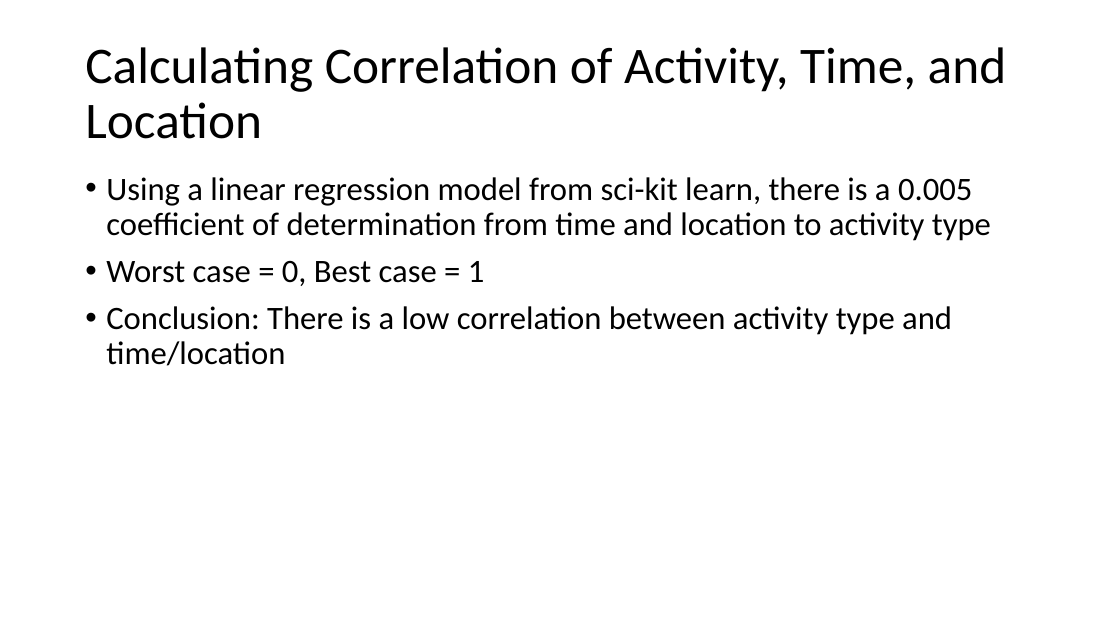
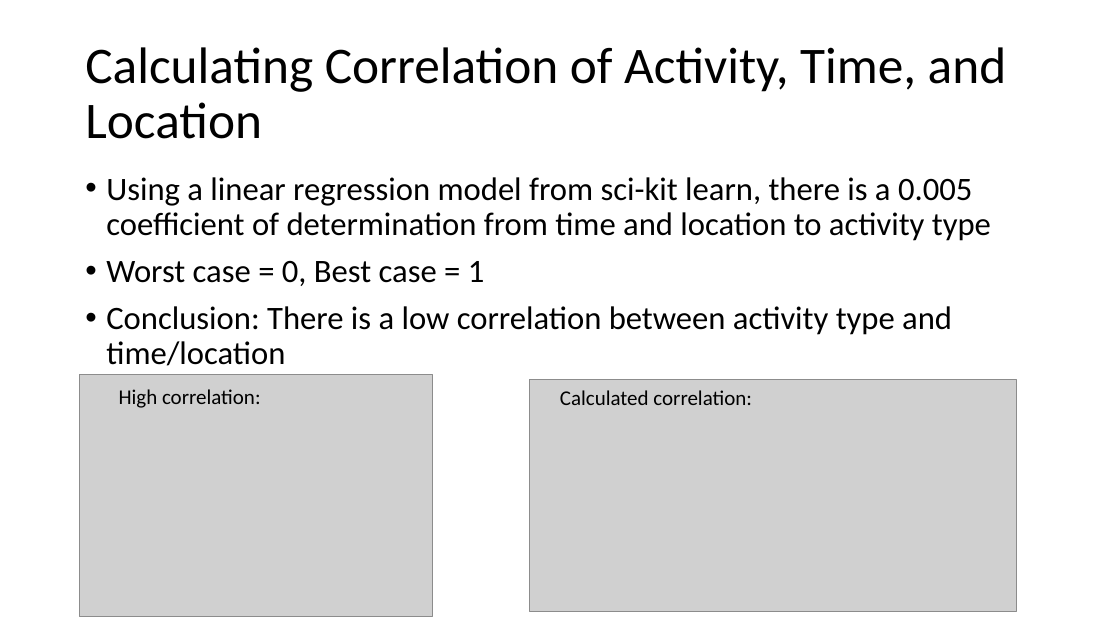
Before and after one commit to ian-mcnichols/CS_480, a slide deck: slide 6 of 480_HW1.pptx. Drawn at 1120x630 pixels with LibreOffice and Linux fonts; fonts in the diff are those of the drawing; grey boxes stand for pictures. Boxes give left, top, right and bottom in pixels: in the first picture for what was removed or moved away, otherwise in the second. Text is boxed around its words. In the diff, an @@ line names an element or a change of style, - is before the commit and + after.

```diff
--- a/480_HW1.pptx
+++ b/480_HW1.pptx
@@ picture added at (79,375,432,618) @@
@@ text added at (119,389,261,408), 18 pt, text #000000 @@
+High correlation:
@@ picture added at (530,379,1017,612) @@
@@ text added at (560,390,752,405), 18 pt, text #000000 @@
+Calculated correlation:
```
Also in this commit, not shown: 4 other slides changed.
